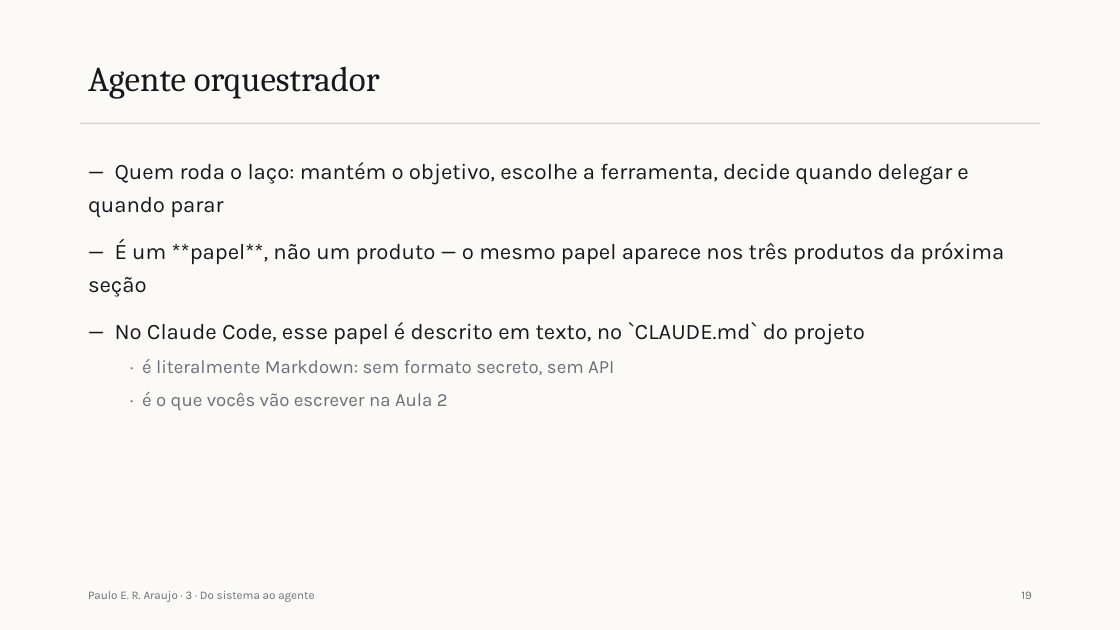
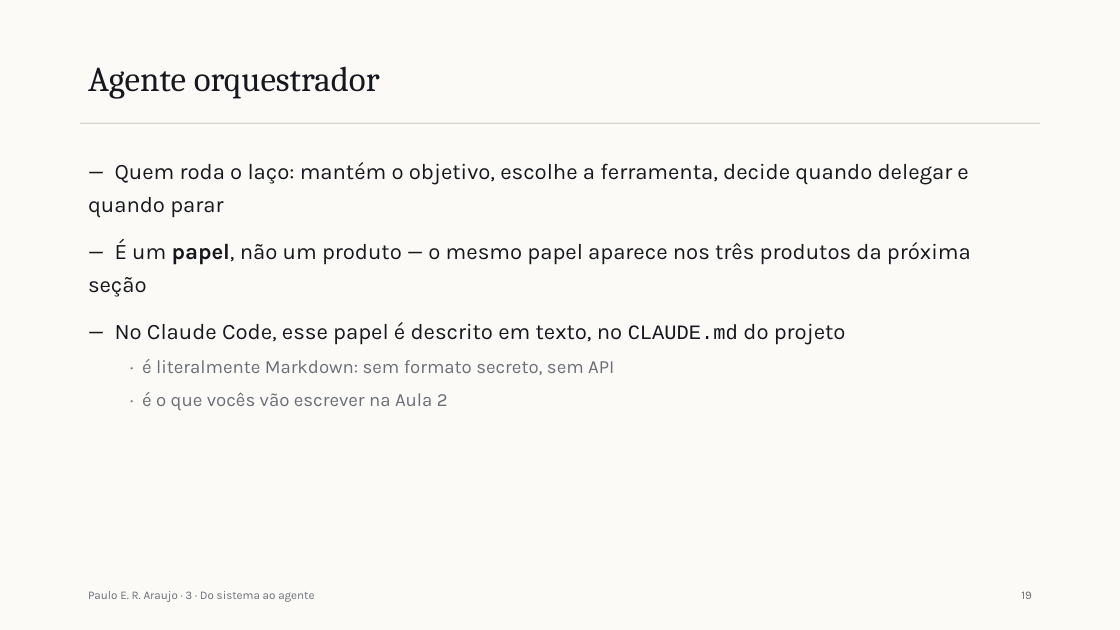
Before and after one commit to pumba-dev/claude-guide, a slide deck: slide 23 of slides/saida/aula-1.pptx. Drawn at 1120x630 pixels with LibreOffice and Linux fonts; fonts in the diff are those of the drawing. Boxes give left, top, right and bottom in pixels: in the first picture for what was removed or moved away, otherwise in the second. Text is boxed around its words. In the diff, an @@ line names an element or a change of style, - is before the commit and + after.

```diff
--- a/slides/saida/aula-1.pptx
+++ b/slides/saida/aula-1.pptx
@@ text at [88,239,971,345]: text changed @@
-— É um **papel**, não um produto — o mesmo papel aparece nos três produtos da próxima seção
-— No Claude Code, esse papel é descrito em texto, no `CLAUDE.md` do projeto
+— É um papel, não um produto — o mesmo papel aparece nos três produtos da próxima seção
+— No Claude Code, esse papel é descrito em texto, no CLAUDE.md do projeto
```
Also in this commit, not shown: 24 other slides changed, 6 other files.
